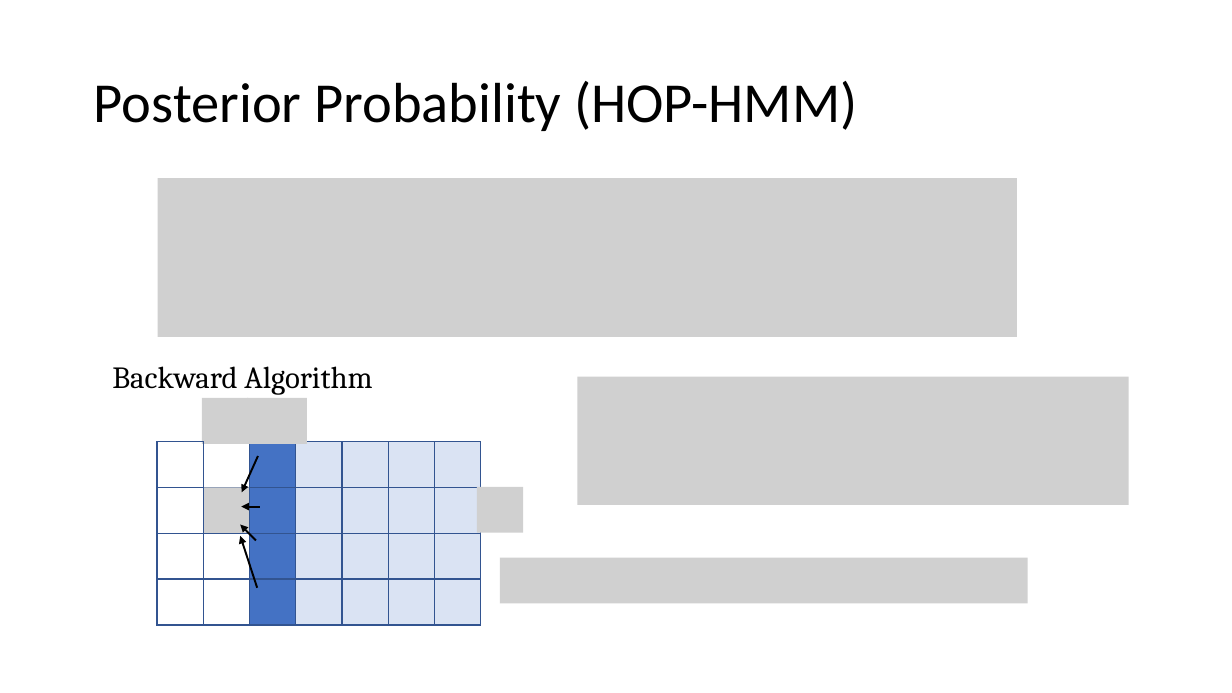
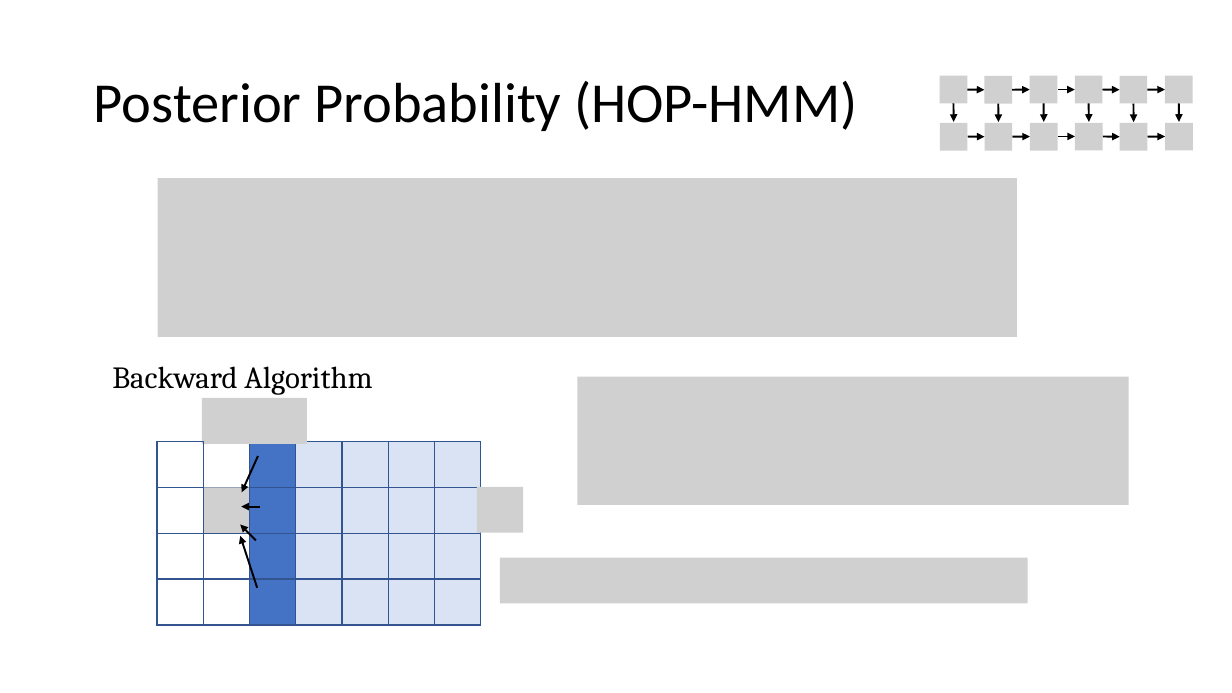
Before and after one commit to David-Taub/HOP-HMM, a slide deck: slide 26 of Help/ThesesPresentation2.pptx (slide 24 before the commit). Drawn at 1232x693 pixels with LibreOffice and Linux fonts; fonts in the diff are those of the drawing; grey boxes stand for pictures. Boxes give left, top, right and bottom in pixels: in the first picture for what was removed or moved away, otherwise in the second. Text is boxed around its words. In the diff, an @@ line names an element or a change of style, - is before the commit and + after.

```diff
--- a/Help/ThesesPresentation2.pptx
+++ b/Help/ThesesPresentation2.pptx
@@ picture added at box(940, 76, 968, 104) @@
@@ picture added at box(984, 76, 1012, 104) @@
@@ picture added at box(1030, 76, 1057, 104) @@
@@ picture added at box(1075, 76, 1103, 104) @@
@@ picture added at box(1120, 76, 1148, 104) @@
@@ picture added at box(1165, 76, 1193, 104) @@
@@ arrow added from (954, 104) to (954, 122), #000000 1.5 pt @@
@@ arrow added from (968, 90) to (984, 90), #000000 1.5 pt @@
@@ arrow added from (998, 104) to (999, 122), #000000 1.5 pt @@
@@ arrow added from (1012, 90) to (1030, 90), #000000 1.5 pt @@
@@ arrow added from (1043, 104) to (1044, 122), #000000 1.5 pt @@
@@ arrow added from (1058, 90) to (1075, 90), #000000 1.5 pt @@
@@ arrow added from (1089, 104) to (1089, 122), #000000 1.5 pt @@
@@ arrow added from (1103, 90) to (1120, 90), #000000 1.5 pt @@
@@ arrow added from (1134, 104) to (1134, 122), #000000 1.5 pt @@
@@ arrow added from (1148, 90) to (1165, 90), #000000 1.5 pt @@
@@ arrow added from (1179, 104) to (1179, 122), #000000 1.5 pt @@
@@ picture added at box(940, 123, 968, 151) @@
@@ arrow added from (968, 137) to (985, 137), #000000 1.5 pt @@
@@ picture added at box(985, 123, 1013, 151) @@
@@ arrow added from (1013, 137) to (1031, 137), #000000 1.5 pt @@
@@ picture added at box(1031, 123, 1058, 151) @@
@@ arrow added from (1058, 137) to (1075, 137), #000000 1.5 pt @@
@@ picture added at box(1075, 123, 1103, 151) @@
@@ arrow added from (1103, 137) to (1120, 137), #000000 1.5 pt @@
@@ picture added at box(1120, 123, 1148, 151) @@
@@ arrow added from (1148, 137) to (1165, 137), #000000 1.5 pt @@
@@ picture added at box(1165, 123, 1193, 151) @@
```
Also in this commit, not shown: 10 other slides changed, 4 slides added, 3 other files.
